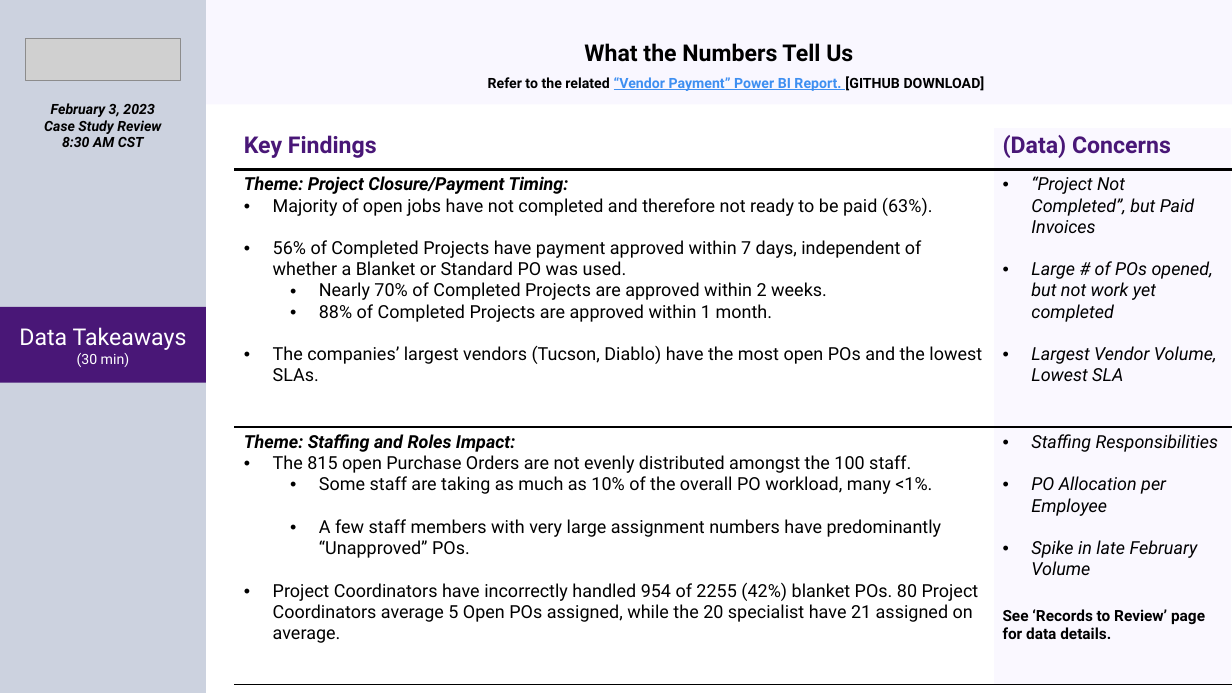
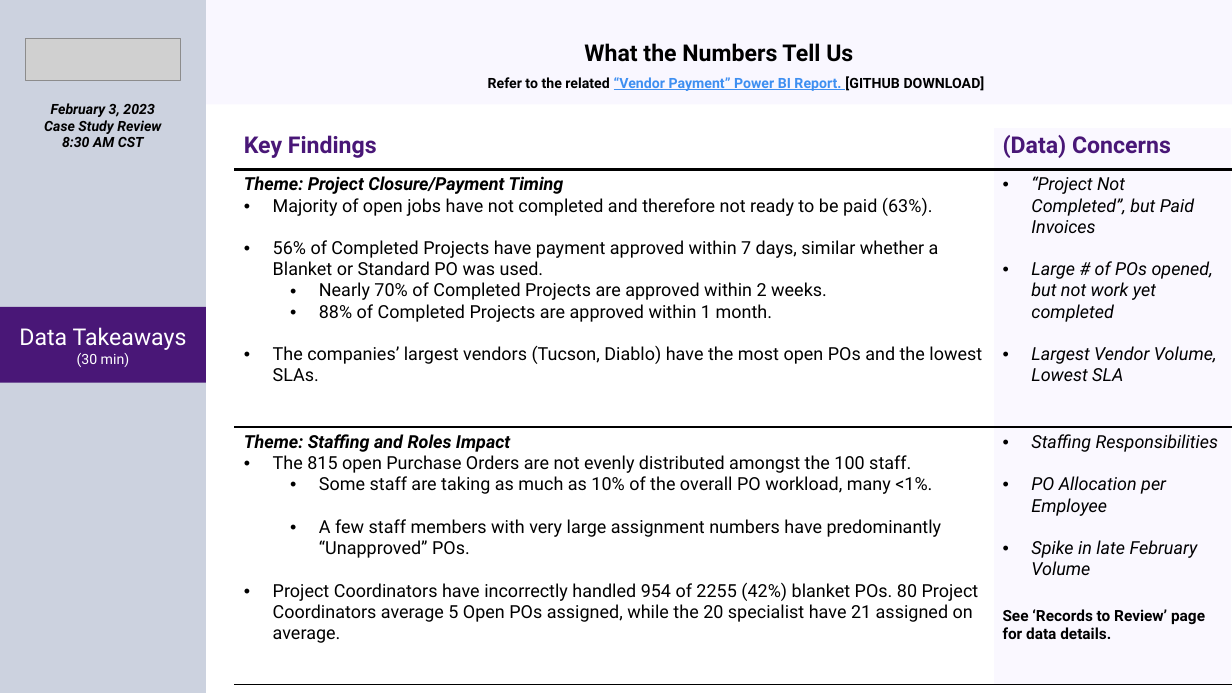
Before and after one commit to timothypenfield/TheWorkx, a slide deck: slide 4 of Projects/PowerBI/Vendor Payment Delays Case Study/VenderPaymentInquiry.pptx. Drawn at 1232x693 pixels with LibreOffice and Linux fonts; fonts in the diff are those of the drawing; grey boxes stand for pictures. Boxes give left, top, right and bottom in pixels: in the first picture for what was removed or moved away, otherwise in the second. Text is boxed around its words. In the diff, an @@ line names an element or a change of style, - is before the commit and + after.

```diff
--- a/Projects/PowerBI/Vendor Payment Delays Case Study/VenderPaymentInquiry.pptx
+++ b/Projects/PowerBI/Vendor Payment Delays Case Study/VenderPaymentInquiry.pptx
@@ table at (235,127,1232,684) @@
-row 2, column 1: Theme: Project Closure/Payment Timing: / Majority of open jobs have not completed and therefore not ready to be paid (63%). / 56% of Completed Projects have payment approved within 7 days, independent of whether a Blanket or Standard PO was used. / Nearly 70% of Completed Projects are approved within 2 weeks. / 88% of Completed Projects are approved within 1 month. / The companies’ largest vendors (Tucson, Diablo) have the most open POs and the lowest SLAs.
+row 2, column 1: Theme: Project Closure/Payment Timing / Majority of open jobs have not completed and therefore not ready to be paid (63%). / 56% of Completed Projects have payment approved within 7 days, similar whether a Blanket or Standard PO was used. / Nearly 70% of Completed Projects are approved within 2 weeks. / 88% of Completed Projects are approved within 1 month. / The companies’ largest vendors (Tucson, Diablo) have the most open POs and the lowest SLAs.
-row 3, column 1: Theme: Staffing and Roles Impact: / The 815 open Purchase Orders are not evenly distributed amongst the 100 staff. / Some staff are taking as much as 10% of the overall PO workload, many <1%. / A few staff members with very large assignment numbers have predominantly “Unapproved” POs. / Project Coordinators have incorrectly handled 954 of 2255 (42%) blanket POs. 80 Project Coordinators average 5 Open POs assigned, while the 20 specialist have 21 assigned on average.
+row 3, column 1: Theme: Staffing and Roles Impact / The 815 open Purchase Orders are not evenly distributed amongst the 100 staff. / Some staff are taking as much as 10% of the overall PO workload, many <1%. / A few staff members with very large assignment numbers have predominantly “Unapproved” POs. / Project Coordinators have incorrectly handled 954 of 2255 (42%) blanket POs. 80 Project Coordinators average 5 Open POs assigned, while the 20 specialist have 21 assigned on average.
```
Also in this commit, not shown: 1 other slide changed.
